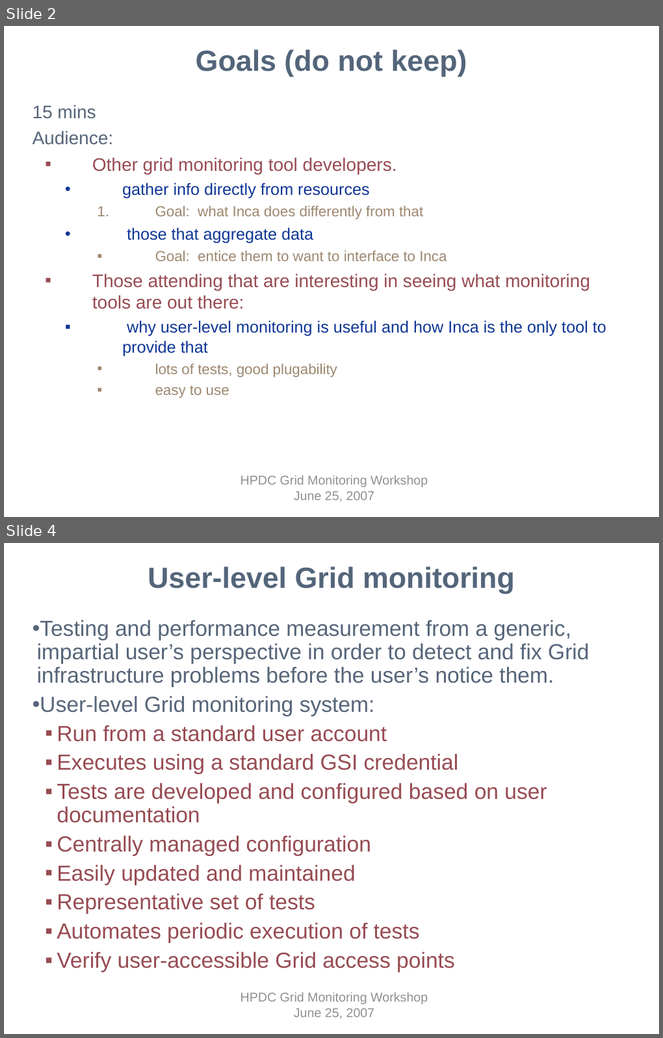
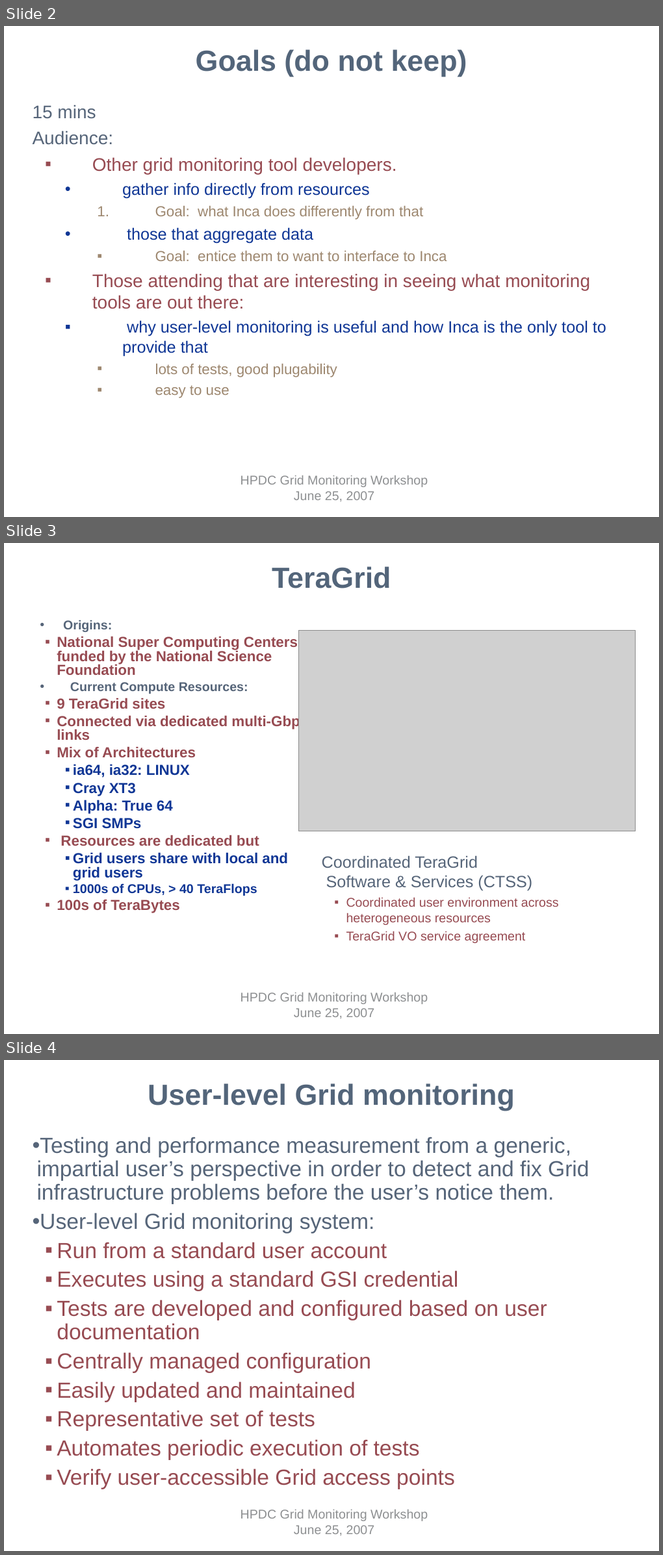
Before and after one commit to IncaProject/inca-xsede, a slide deck: talks/inca-gmw07.ppt. Shown one above the other, each under a label of ours: slides 2 and 4 before the commit, slides 2, 3 and 4 after it; the slides between them are not shown. The pictures are 663x1038 and 663x1555 pixels, drawn with LibreOffice and Linux fonts; fonts in the diff are those of the drawing; grey boxes stand for pictures; background and template pictures are left out. Boxes give left, top, right and bottom in pixels: in the first picture for what was removed or moved away, otherwise in the second. Text is boxed around its words. In the diff, an @@ line names an element or a change of style, - is before the commit and + after.

```diff
--- a/talks/inca-gmw07.ppt
+++ b/talks/inca-gmw07.ppt
@@ slide 3 added at (4, 543, 659, 1034), background #FFFFFF; not listed: 1 template element that a slide beside it also shows @@
@@ title added at (272, 566, 391, 589), 32 pt, text #53657A, bold @@
+TeraGrid
@@ text added at (57, 620, 308, 913), 16 pt, text #974B52, bold @@
+• Origins:
+  ▪ National Super Computing Centers, funded by the National Science Foundation
+• Current Compute Resources:
+  ▪ 9 TeraGrid sites
+  ▪ Connected via dedicated multi-Gbps links
+  ▪ Mix of Architectures
+    ▪ ia64, ia32: LINUX
+    ▪ Cray XT3
+    ▪ Alpha: True 64
+    ▪ SGI SMPs
+  ▪ Resources are dedicated but
+    ▪ Grid users share with local and grid users
+    ▪ 1000s of CPUs, > 40 TeraFlops
+  ▪ 100s of TeraBytes
@@ picture added at (299, 630, 636, 831) @@
@@ text added at (322, 856, 559, 943), 14 pt, text #974B52 @@
+Coordinated TeraGrid
+Software & Services (CTSS)
+  ▪ Coordinated user environment across heterogeneous resources
+  ▪ TeraGrid VO service agreement
```
Also in this commit, not shown: 3 slides changed, 8 other slides added, 5 slides removed.
